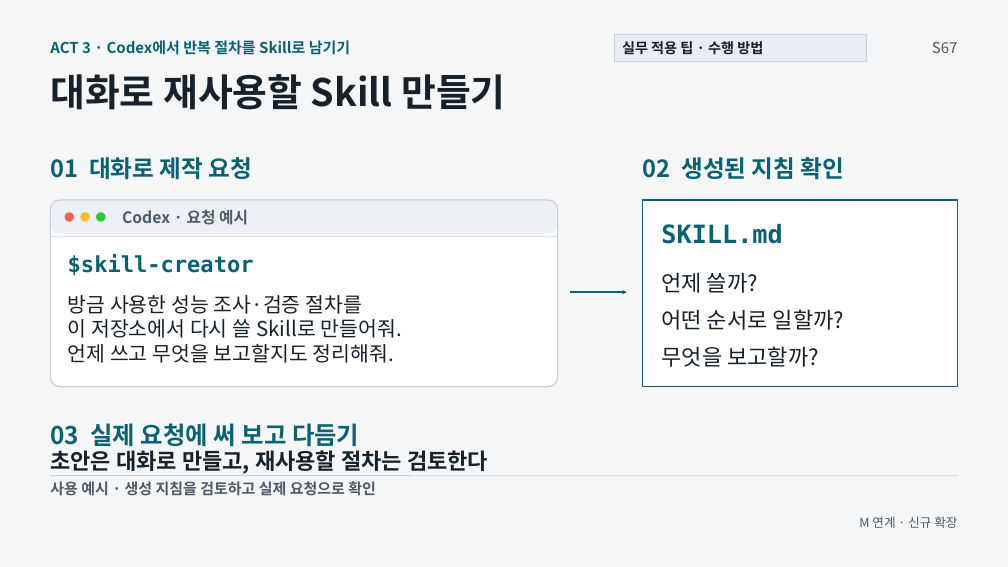
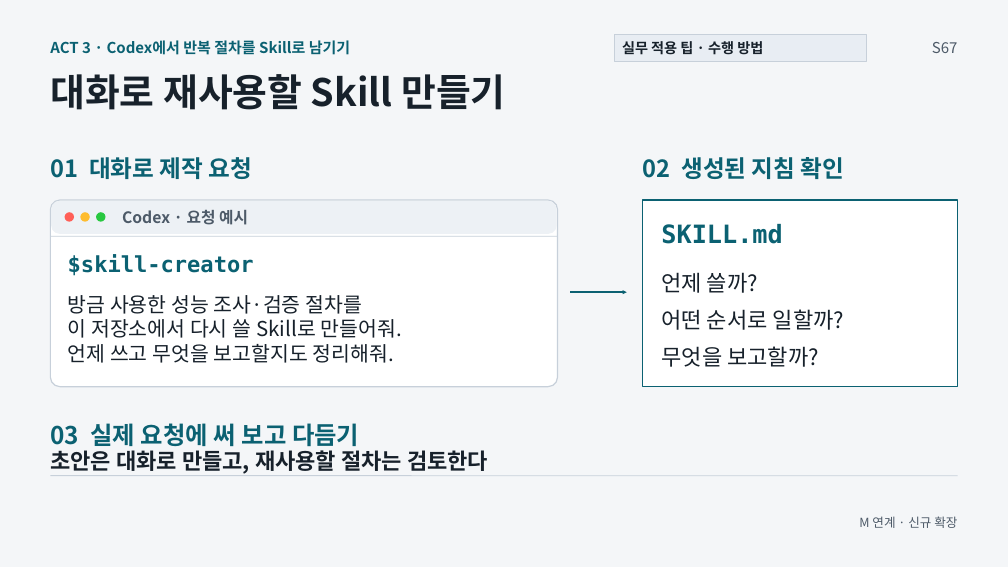
Before and after one commit to GideokKim/ai-dev-training, a slide deck: slide 8 of production/ACT_3.pptx. Drawn at 1008x567 pixels with LibreOffice and Linux fonts; fonts in the diff are those of the drawing. Boxes give left, top, right and bottom in pixels: in the first picture for what was removed or moved away, otherwise in the second. Text is boxed around its words. In the diff, an @@ line names an element or a change of style, - is before the commit and + after.

```diff
--- a/production/ACT_3.pptx
+++ b/production/ACT_3.pptx
@@ text removed at (x1=50, y1=481, x2=376, y2=496) @@
-사용 예시 · 생성 지침을 검토하고 실제 요청으로 확인
```
Also in this commit, not shown: 1 other slide changed, 36 other files.
